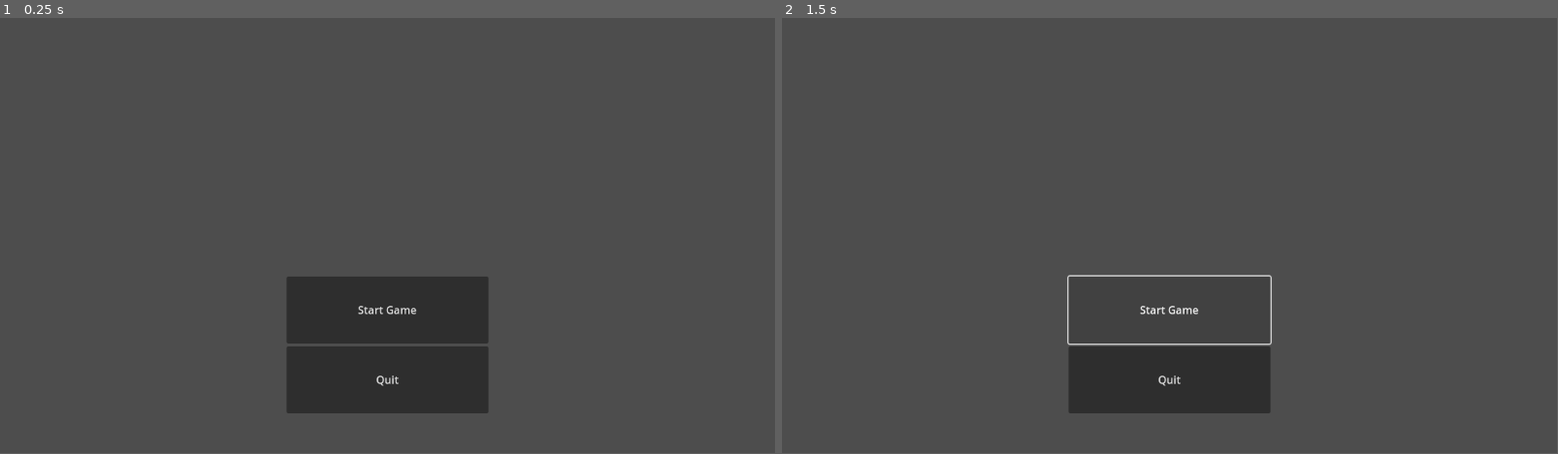
Above: before the commit, frames 1-2 (left to right).
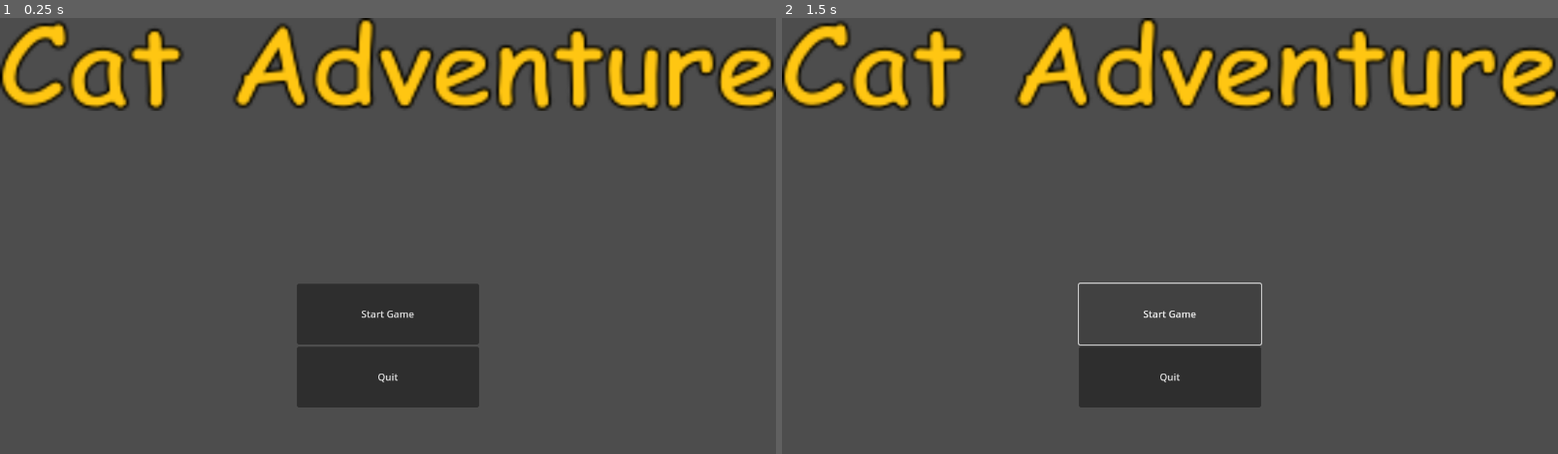
Above: after the commit, the same moments.

Repository: CommonParrot/MiniJam-Cat-Selection-Adventure
Game: Godot game, scene res://Screens/title_screen.tscn
Same seed, same stepped clock (60 frames per second), same inputs: the game is played once before the commit and once after it. The project has no main scene, so this scene is started directly.
Inputs:
- Up to frame 1 (0.25 s): no input
- Up to frame 2 (1.5 s): click "Start Game" at 0.5 s; click "Start Game" at 1.25 s
In our replay, the window is 799x449 before the commit and 800x450 after it. These sizes can differ from the game's own. Grey fills any space a smaller window leaves; there, only what the larger window draws over its background counts as a difference.

The runs differ from the first frame. In frame 1, 11% of the frame differs, in the area x 0-100%, y 0-91%; in frame 2, 11%.

Commit message:
character selection screen scene

Diff:
--- /dev/null
+++ b/Screens/character_selection_screen.tscn
@@ -0,0 +1,28 @@
+[gd_scene format=3 uid="uid://youox4cuc70m"]
+
+[node name="CharacterSelectionScreen" type="Node2D"]
+
+[node name="Control" type="Control" parent="."]
+layout_mode = 3
+anchors_preset = 15
+anchor_right = 1.0
+anchor_bottom = 1.0
+grow_horizontal = 2
+grow_vertical = 2
+size_flags_horizontal = 3
+size_flags_vertical = 3
+
+[node name="HBoxContainer" type="HBoxContainer" parent="Control"]
+layout_mode = 1
+anchors_preset = 15
+anchor_right = 1.0
+anchor_bottom = 1.0
+grow_horizontal = 2
+grow_vertical = 2
+
+[node name="VBoxContainer" type="VBoxContainer" parent="Control/HBoxContainer"]
+layout_mode = 2
+
+[node name="Button" type="Button" parent="Control/HBoxContainer/VBoxContainer"]
+layout_mode = 2
+text = "Finalize"
--- a/Screens/title_screen.tscn
+++ b/Screens/title_screen.tscn
@@ -1,4 +1,6 @@
-[gd_scene format=3 uid="uid://cujg2taxym4y6"]
+[gd_scene load_steps=2 format=3 uid="uid://cujg2taxym4y6"]
+
+[ext_resource type="Texture2D" uid="uid://bimfyca1glhkp" path="res://images/cat-adventure.png" id="1_x0evj"]
 
 [node name="TitleScreen" type="Control"]
 layout_mode = 3
@@ -19,6 +21,9 @@
 [node name="TextureRect" type="TextureRect" parent="VBoxContainer2"]
 layout_mode = 2
 size_flags_vertical = 3
+texture = ExtResource("1_x0evj")
+expand_mode = 2
+stretch_mode = 4
 
 [node name="VBoxContainer" type="VBoxContainer" parent="VBoxContainer2"]
 layout_mode = 2
--- a/project.godot
+++ b/project.godot
@@ -13,3 +13,8 @@
 config/name="Character Selection"
 config/features=PackedStringArray("4.2", "Forward Plus")
 config/icon="res://icon.svg"
+
+[display]
+
+window/size/viewport_width=1280
+window/size/viewport_height=720
Not shown, added: images/cat-adventure.png.import
Not shown, added: images/cat-adventure.svg.import
